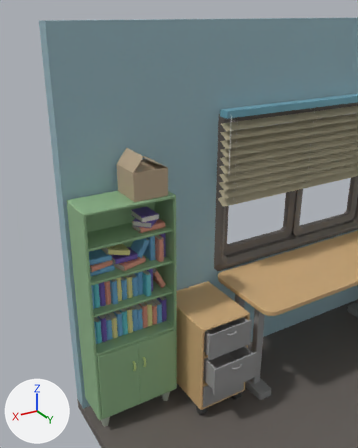
The Blender file Room/Room.blend as it was, and as the next commit left it.
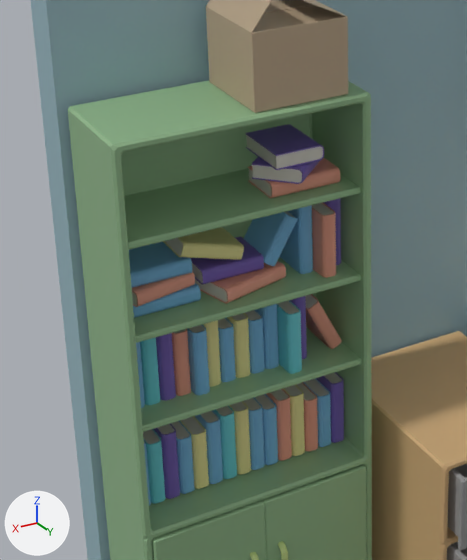
Each version appears first from a 50 mm lens placed at (3.033, 1.107, 3.439), pointed at (1.259, -1.849, 1.961), and next in a close-up on the part from 12% to 59% of the width and 36% to 81% of the height. Lighting does not change. The marker at lower left points along +X, +Y and +Z.

In view in the first close-up: '墙壁', '立方体.012', '立方体.013', '立方体.014', '立方体.015', '立方体.016', '立方体.017', '立方体.018', '立方体.049', '立方体.052', '立方体.059', '立方体.063'.
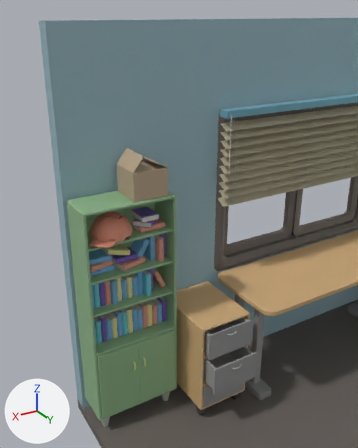
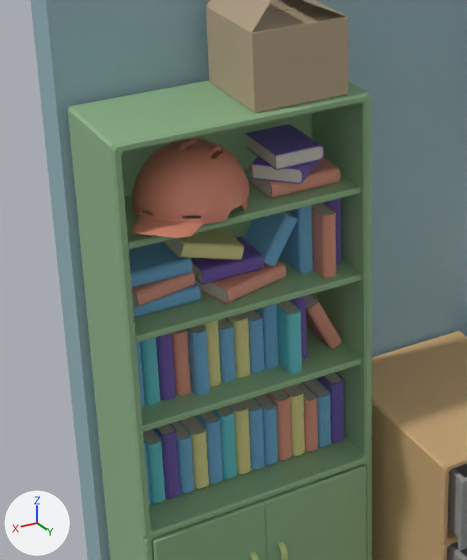
The change, as a list of edits to the scene's bpy script:
```text
Add mat_头盔:
    mat_头盔 = principled_material('头盔')
    mat_头盔.base_color = (0.645, 0.242, 0.16)  # beige #d2876f
Add me_立方体_035:
    me_立方体_035.from_pydata(...)  # 303 vertices, 266 faces; spans x 0.0..0.227, y -0.332..0.227, z -0.052..0.222
    me_立方体_035.polygons.foreach_set('use_smooth', [True] * 266)
    me_立方体_035.materials.append(mat_头盔)  # beige #d2876f
Add ob_帽子:
    ob_帽子 = bpy.data.objects.new('帽子', me_立方体_035)
    ob_帽子.location = (1.691, -2.138, 1.88)
    ob_帽子.rotation_euler = (0.0, 0.0, 2.356)  # degrees (0, 0, 135)
    ob_帽子.scale = (0.699, 0.797, 0.699)
    _m = ob_帽子.modifiers.new('镜像', 'MIRROR')
    _m.use_clip = True
    _m = ob_帽子.modifiers.new('细分', 'SUBSURF')
```

Boxes (x1, y1, x2, y2) around the edits, measured in the close-ups (467 x 560 px):
'帽子', added
    after: (132, 138, 249, 238)
'立方体.016', unchanged, covered by the edit
    both: (124, 168, 360, 250)
